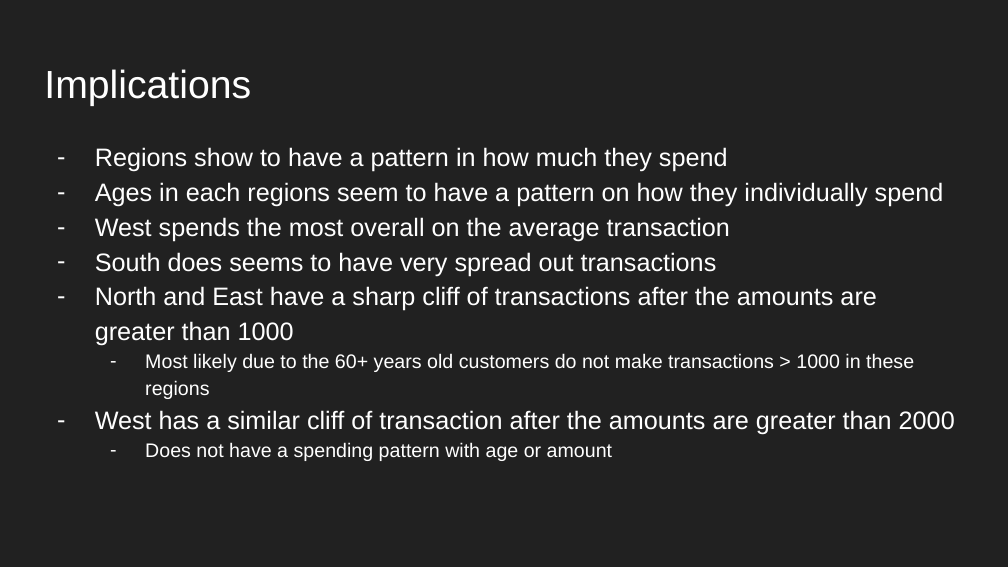
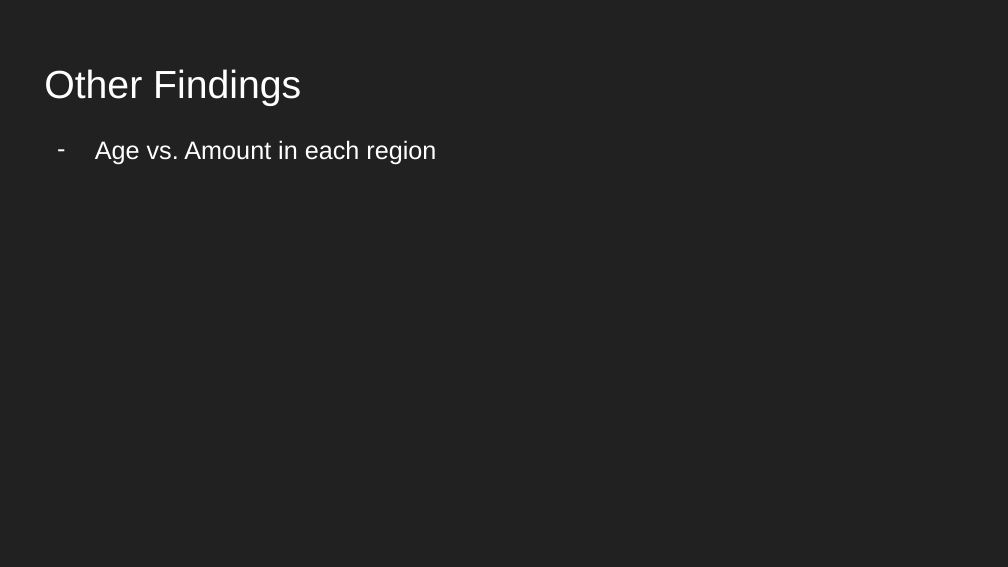
Before and after one commit to mvill025/investigate-customer-buying-patterns, a slide deck: slide 7 of Task1.pptx (slide 8 before the commit). Drawn at 1008x567 pixels with LibreOffice and Linux fonts; fonts in the diff are those of the drawing. Boxes give left, top, right and bottom in pixels: in the first picture for what was removed or moved away, otherwise in the second. Text is boxed around its words. In the diff, an @@ line names an element or a change of style, - is before the commit and + after.

```diff
--- a/Task1.pptx
+++ b/Task1.pptx
@@ title at [44, 69, 301, 106]: text changed @@
-Implications
+Other Findings
@@ text at [95, 140, 436, 164]: text changed @@
-– Regions show to have a pattern in how much they spend
-– Ages in each regions seem to have a pattern on how they individually spend
-– West spends the most overall on the average transaction
-– South does seems to have very spread out transactions
-– North and East have a sharp cliff of transactions after the amounts are greater than 1000
-  – Most likely due to the 60+ years old customers do not make transactions > 1000 in these regions
-– West has a similar cliff of transaction after the amounts are greater than 2000
-  – Does not have a spending pattern with age or amount
+– Age vs. Amount in each region
```
Also in this commit, not shown: 2 other slides changed, 3 slides added, 7 slides removed, 1 other file.
